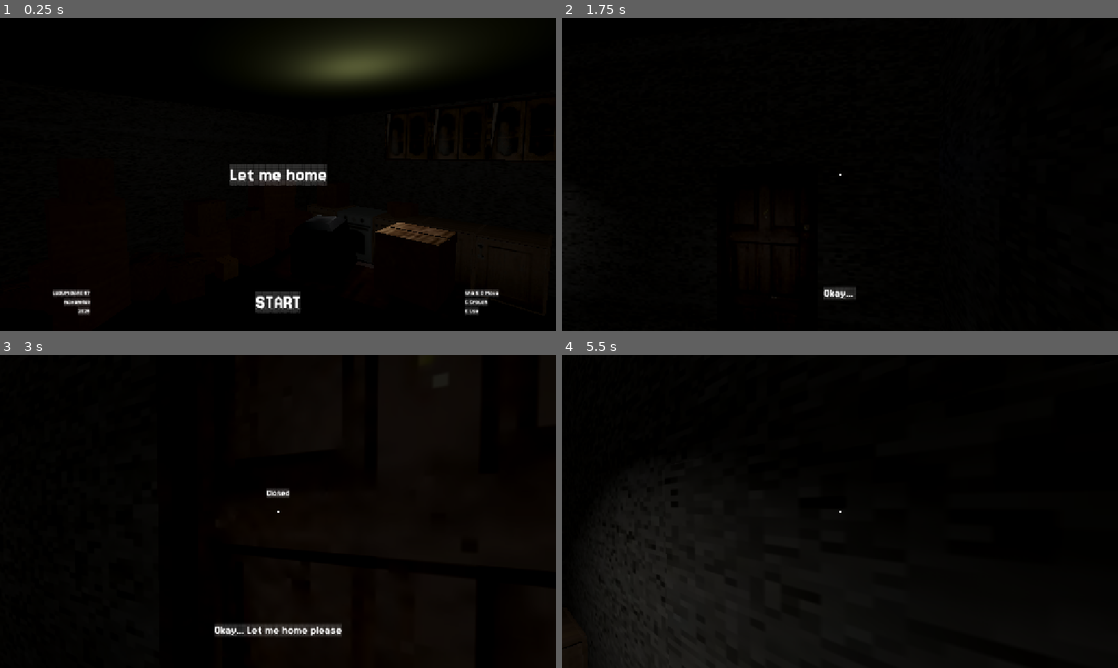
Above: before the commit, frames 1-4 (two rows, left to right).
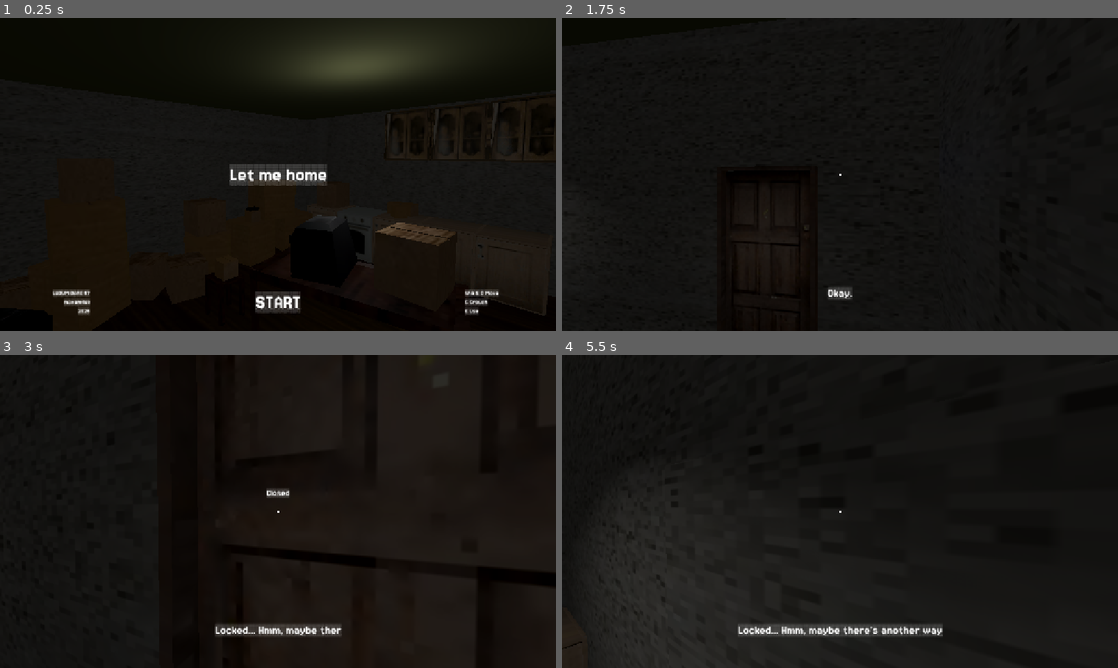
Above: after the commit, the same moments.

Repository: maxem4ek/Let-me-home
Game: Godot game, scene res://Assets/Scenes/Main.tscn
The game is run twice, just before and just after one commit, with the same random seed, the same clock (stepped at 60 frames per second) and the same inputs.
Inputs (mouse positions are in pixels of both pictures, inside the frame that each line leads up to):
- Up to frame 1 (0.25 s): no input
- Up to frame 2 (1.75 s): click (840, 174) at 0.5 s; tap Enter at 1.25 s; move the mouse to (962, 158) at 1.27 s; hold D (move_right) from 1.28 s (still down); tap E (use) at 1.35 s; click (962, 158) at 1.42 s; tap Space (jump) at 1.52 s
- Up to frame 3 (3 s): move the mouse to (250, 511) at 2.02 s; release D (move_right) at 2.03 s; hold W (move_forward) from 2.03 s (still down); tap C (crouch) at 2.1 s; tap Space (jump) at 2.27 s; tap E (use) at 2.3, 2.85 s; move the mouse to (289, 505) at 2.77 s
- Up to frame 4 (5.5 s): keep holding W (move_forward); move the mouse to (834, 517) at 3.52 s; tap E (use) at 3.6, 4.55, 5.1 s; tap Space (jump) at 3.77, 4.25, 4.52, 5.27 s; move the mouse to (878, 514) at 4.27 s; tap C (crouch) at 4.35 s; move the mouse to (795, 508) at 5.02 s

The runs differ from the first frame. In frame 2, 0.1% of the frame differs, in the area x 47-53%, y 86-90%; in frame 3, 0.4%; in frame 4, 1.7%, in the area x 31-69%, y 85-91%.
Error before the commit: Invalid assignment of property or key 'esq_quit' with value of type 'Node (EsqQuit)' on a base object of type 'Node (Game.gd)'. (res://Assets/Logic/EsqQuit/Esq…

Commit message:
Fix light, fix dialog speed and queue, fix stuck bug

Diff:
--- a/Assets/Globals/Game/Game.gd
+++ b/Assets/Globals/Game/Game.gd
@@ -4,6 +4,7 @@
 var start_screen : Control
 var start_screen_camera : Camera3D
 var end_screen : Control
+var state = 0
 
 func init_game():
 	randomize()
@@ -11,15 +12,25 @@
 	start_screen_camera.current = true
 	start_screen.visible = true
 	playerUI.visible = false
+	state = 1
 
 func start():
 	Input.mouse_mode = Input.MOUSE_MODE_CAPTURED
 	start_screen.visible = false
 	playerUI.visible = true
 	player.enable(true)
+	state = 2
 
 func end():
 	Input.mouse_mode = Input.MOUSE_MODE_VISIBLE
 	player.enable(false)
 	playerUI.visible = false
 	end_screen.visible = true
+	state = 3
+
+
+func _unhandled_input(event):
+	if event is InputEventMouseButton and event.pressed:
+		if state == 2:
+			if Input.mouse_mode != Input.MOUSE_MODE_CAPTURED:
+				Input.set_mouse_mode(Input.MOUSE_MODE_CAPTURED)
--- a/Assets/Logic/EsqQuit/EsqQuit.gd
+++ b/Assets/Logic/EsqQuit/EsqQuit.gd
@@ -4,7 +4,7 @@
 @export var enabled : bool
 
 func _ready() -> void:
-	Game.esq_quit = self
+	pass
 
 func _process(delta: float) -> void:
 	if enabled:
--- a/Assets/Logic/PlayerMessage/PlayerMessage.gd
+++ b/Assets/Logic/PlayerMessage/PlayerMessage.gd
@@ -6,19 +6,14 @@
 @export var animation_player_story : AnimationPlayer
 @export var animation_player_system : AnimationPlayer
 
-var story_queue : Array[String] = []
-
 func _ready() -> void:
 	PlayerStory.player_message = self
 
-func _process(delta: float) -> void:
-	if !animation_player_story.is_playing():
-		if !story_queue.is_empty():
-			story_label.text = story_queue.pop_front()
-			animation_player_story.play("story_run_text")
-
 func get_story_message(text : String):
-	story_queue.append(text)
+	if animation_player_story.is_playing():
+		animation_player_story.stop()
+	animation_player_story.play("story_run_text")
+	story_label.text = text
 
 func get_system_message(text : String):
 	system_label.visible = true
--- a/Assets/Other/Default.tres
+++ b/Assets/Other/Default.tres
@@ -1,5 +1,4 @@
 [gd_resource type="Environment" format=3 uid="uid://cfee43vrcqowv"]
 
 [resource]
-background_energy_multiplier = 0.2
-tonemap_mode = 3
+background_energy_multiplier = 0.25
--- a/Assets/Rooms/Room1/Room1.tscn
+++ b/Assets/Rooms/Room1/Room1.tscn
@@ -43,6 +43,7 @@
 
 [node name="KitchenBoxDown" parent="Entities" index="1" instance=ExtResource("4_pthxi")]
 transform = Transform3D(-4.37114e-08, 0, 1, 0, 1, 0, -1, 0, -4.37114e-08, -7.80628, -1.20402, 0.344131)
+locked = false
 
 [node name="KitchenBoxDown2" parent="Entities" index="2" instance=ExtResource("4_pthxi")]
 transform = Transform3D(-4.37114e-08, 0, 1, 0, 1, 0, -1, 0, -4.37114e-08, -9.06699, -1.20402, 0.388328)
--- a/Assets/Scenes/Main.tscn
+++ b/Assets/Scenes/Main.tscn
@@ -41,7 +41,7 @@
 script = ExtResource("4_g2icf")
 
 [node name="AnimationPlayerStory" parent="UI/PlayerUI/PlayerStoryMessage" index="0"]
-speed_scale = 1.25
+speed_scale = 0.75
 
 [node name="Systems" type="Node" parent="."]
 
--- a/project.godot
+++ b/project.godot
@@ -33,6 +33,7 @@
 
 window/size/viewport_width=640
 window/size/viewport_height=360
+window/size/mode=3
 window/size/window_width_override=1024
 window/size/window_height_override=576
 window/stretch/mode="canvas_items"
Not shown, changed: .gitignore
